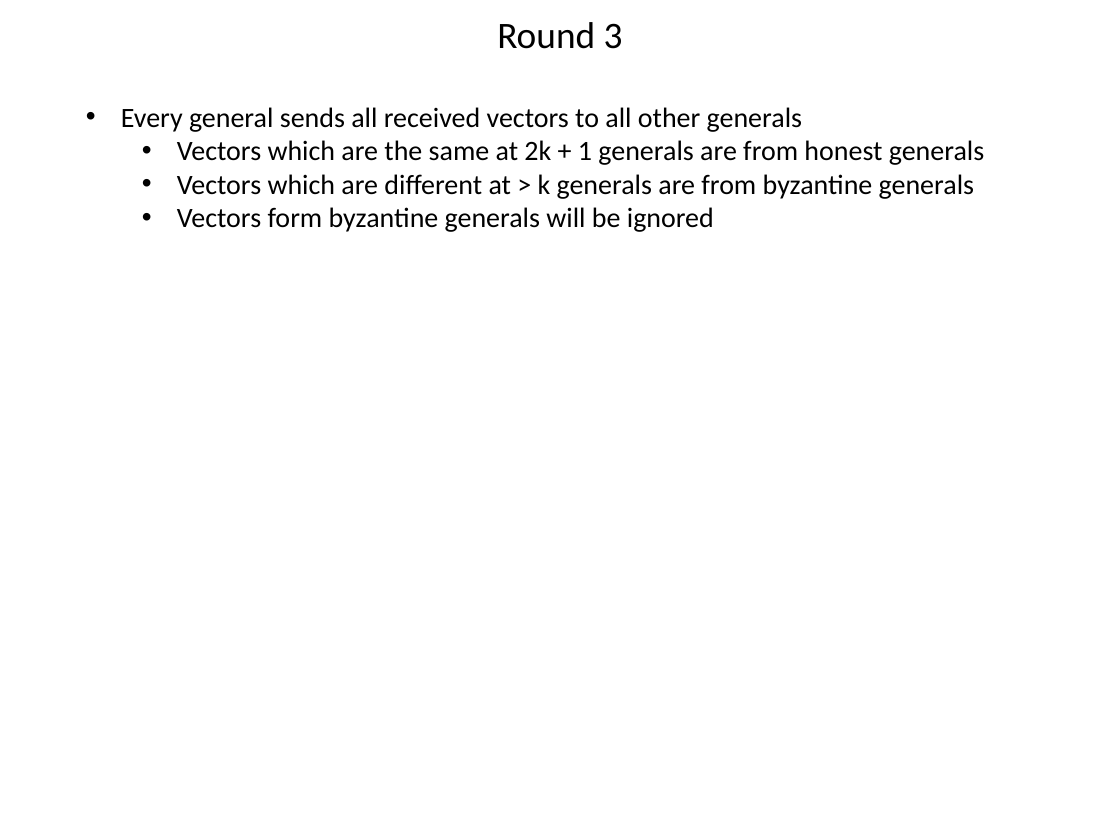
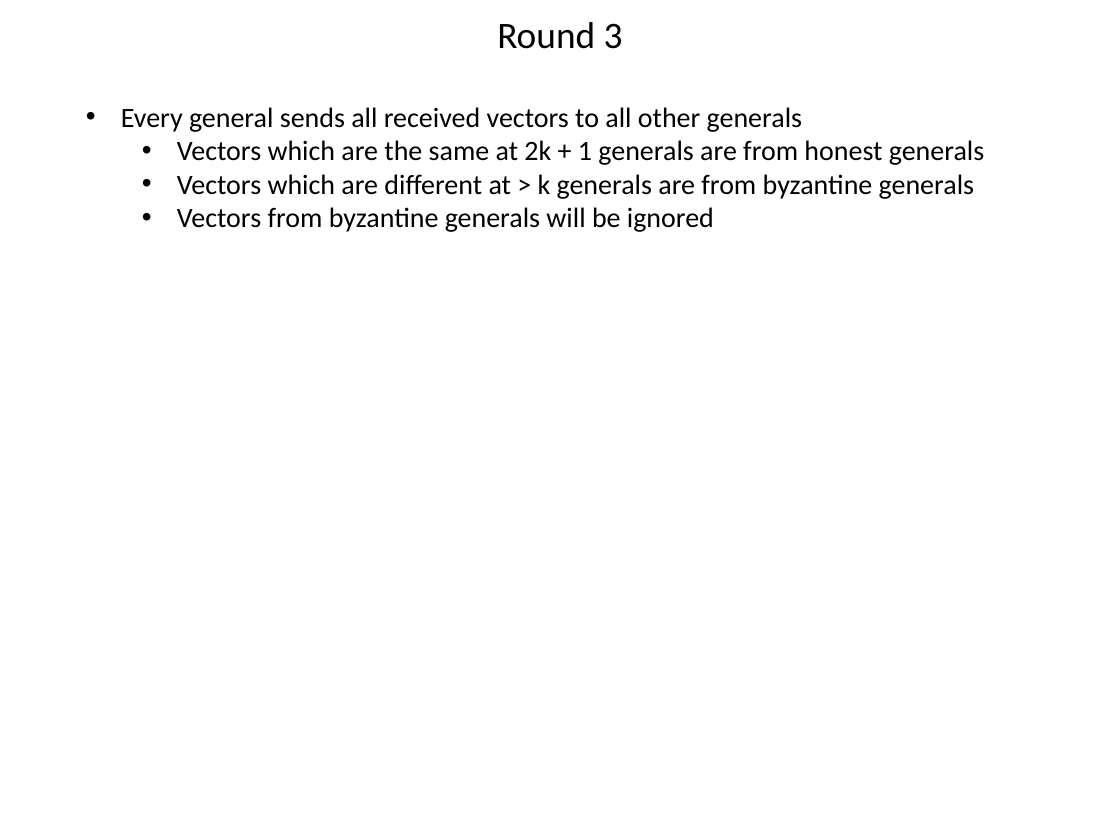
Before and after one commit to tjeromin/Distributed-Systems, a slide deck: slide 6 of Lab4/task3.pptx. Drawn at 1120x840 pixels with LibreOffice and Linux fonts; fonts in the diff are those of the drawing. Boxes give left, top, right and bottom in pixels: in the first picture for what was removed or moved away, otherwise in the second. Text is boxed around its words. In the diff, an @@ line names an element or a change of style, - is before the commit and + after.

```diff
--- a/Lab4/task3.pptx
+++ b/Lab4/task3.pptx
@@ text at box(177, 207, 714, 232): text changed @@
-  • Vectors form byzantine generals will be ignored
+  • Vectors from byzantine generals will be ignored
```
Also in this commit, not shown: 3 other slides changed, 1 other file.
